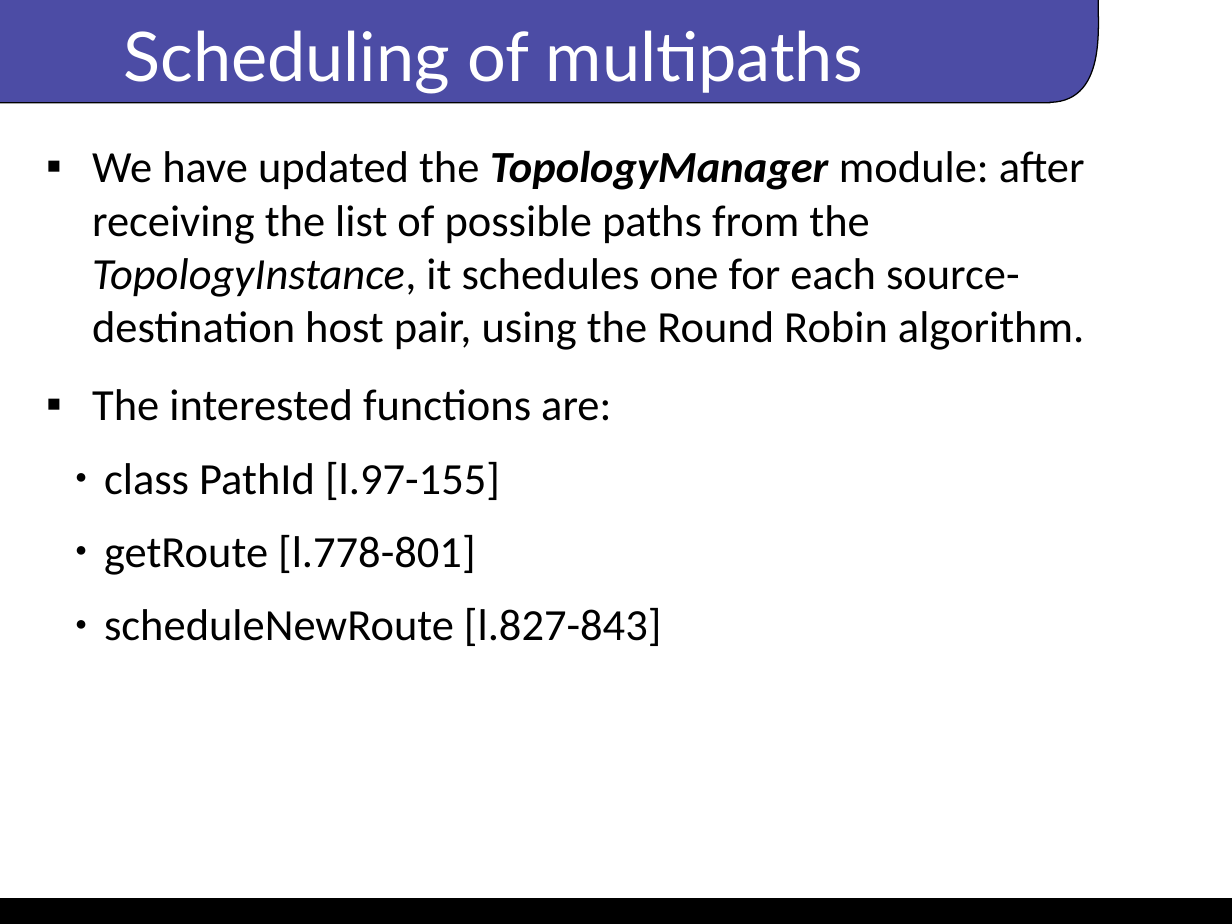
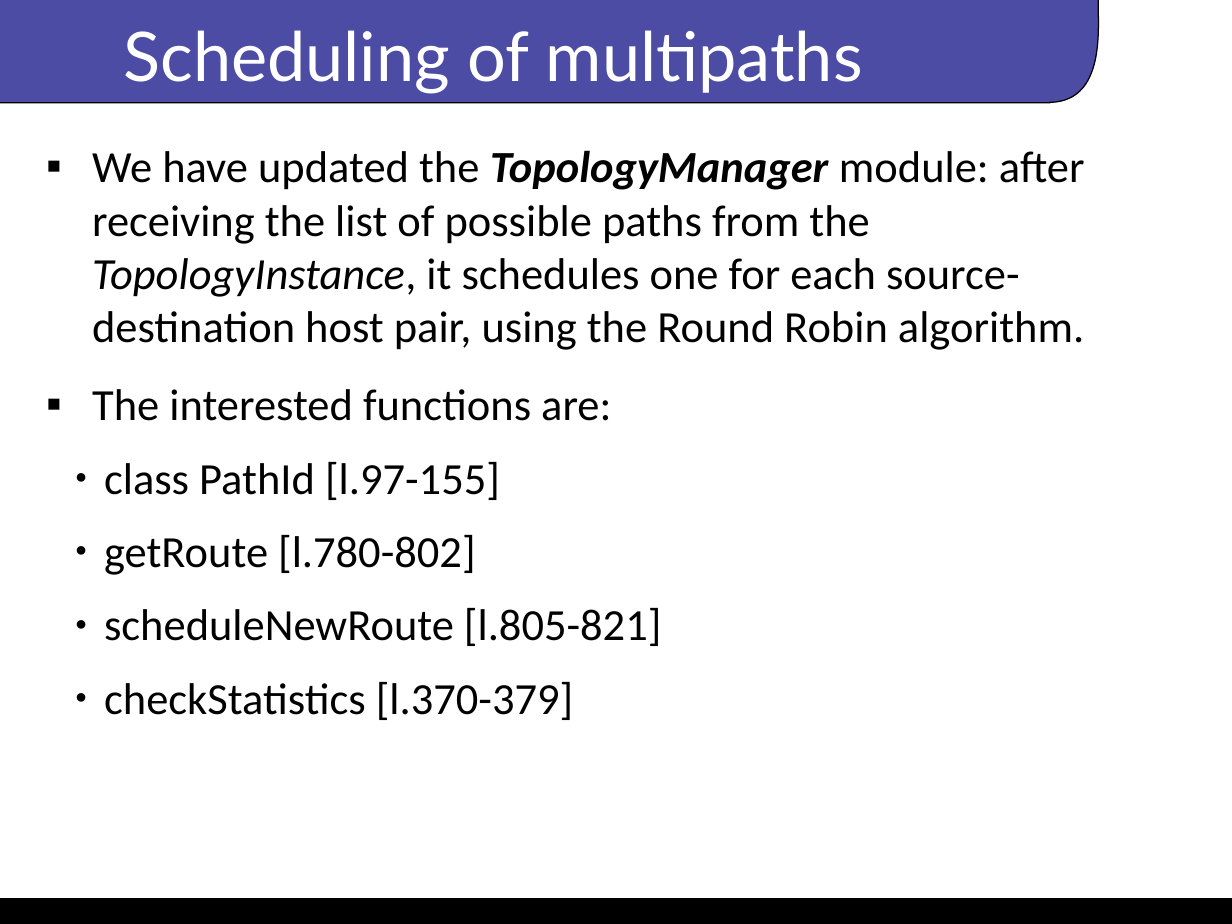
Before and after one commit to alicenannini/floodlight_project, a slide deck: slide 8 of presentation/project_anaws.odp. Drawn at 1232x924 pixels with LibreOffice and Linux fonts; fonts in the diff are those of the drawing; background and template pictures are left out. Boxes give left, top, right and bottom in pixels: in the first picture for what was removed or moved away, otherwise in the second. Text is boxed around its words. In the diff, an @@ line names an element or a change of style, - is before the commit and + after.

```diff
--- a/presentation/project_anaws.odp
+++ b/presentation/project_anaws.odp
@@ text at (104,535,661,720): text changed @@
-  ● getRoute [l.778-801]
-  ● scheduleNewRoute [l.827-843]
+  ● getRoute [l.780-802]
+  ● scheduleNewRoute [l.805-821]
+  ● checkStatistics [l.370-379]
```
Also in this commit, not shown: 3 other slides changed, 3 slides added, 1 slide removed, 1 other file.
